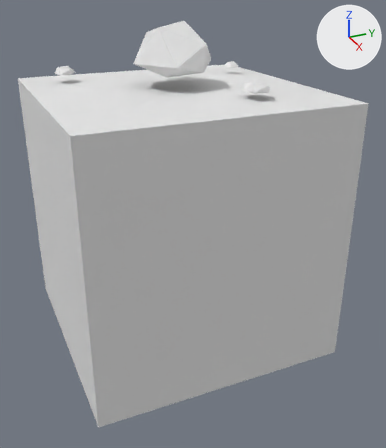
The FBX model Assets/Tiles/Sand/Desert Tile 2.fbx, before and after one commit.
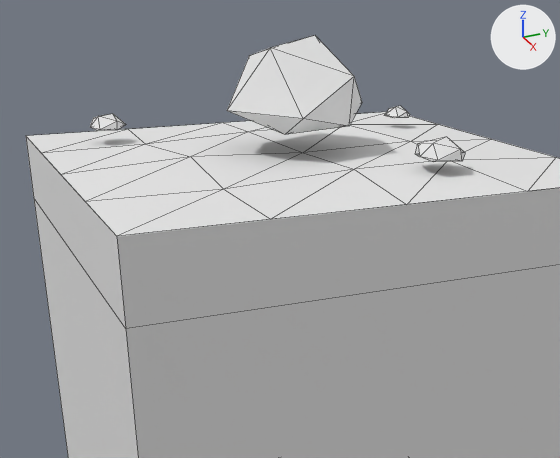
Each version is shown whole from a 50 mm lens placed at (3.8, -1.55, 1.8), pointed at (0.17, 0.08, -0.01), then close up on the part from 1% to 84% of the width and 0% to 59% of the height. Arrows for +X, +Y and +Z are at upper right; the lights stay in place. The first two pictures are the older version. The close-ups show mesh edges as thin lines. Where no turn or scale is listed for an object, it has been applied to the vertices. Vertices at exactly the same position are counted once.

The first close-up shows 'Desert Tile 2'.
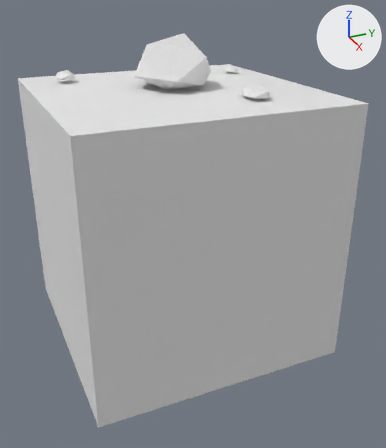
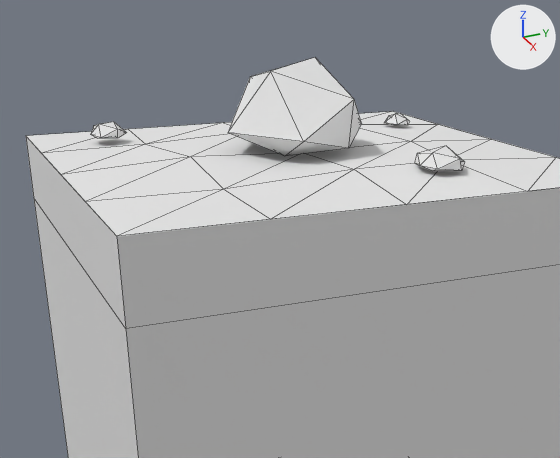
Commit message: Nothing on any of the ten sand tiles touched the sand

Location of each change, [x1, y1, x2, y2] in pixels of the close-ups (560 x 458 px; the box of a moved part takes in the faces that stretch with it):
'Desert Tile 2', reshaped
    before: [26, 35, 560, 458]
    after: [26, 57, 560, 458]
part 1 of me_desert_tile_2, moved or reshaped
    before: [227, 35, 362, 134]
    after: [228, 57, 362, 156]
part 2 of me_desert_tile_2, moved or reshaped
    before: [384, 106, 410, 118]
    after: [384, 113, 410, 125]
part 3 of me_desert_tile_2, moved or reshaped
    before: [415, 137, 465, 162]
    after: [415, 146, 465, 171]
part 4 of me_desert_tile_2, moved or reshaped
    before: [90, 114, 126, 131]
    after: [91, 122, 127, 139]

Patch to the scene script:
```diff
--- a/Assets/Tiles/Sand/Desert Tile 2.fbx.py
+++ b/Assets/Tiles/Sand/Desert Tile 2.fbx.py
@@ me_desert_tile_2 @@
 # used by ob_desert_tile_2; location = (0.0, 0.0, 0.0)
-me_desert_tile_2.from_pydata(...)  # 81 vertices, 121 faces; spans x -1.0..1.0, y -1.0..1.0, z -1.0..1.53
+me_desert_tile_2.from_pydata(...)  # 81 vertices, 121 faces; spans x -1.0..1.0, y -1.0..1.0, z -1.0..1.44
+# me_desert_tile_2 part 1: the loose piece of 12 vertices spanning x -0.39..0.3, y -0.3..0.33, z 1.15..1.53 is moved by (0.0, 0.0, -0.09)
+# me_desert_tile_2 part 2: the loose piece of 12 vertices spanning x -0.48..-0.35, y 0.64..0.79, z 1.11..1.17 is moved by (0.0, 0.0, -0.03)
+# me_desert_tile_2 part 3: the loose piece of 12 vertices spanning x 0.55..0.74, y 0.24..0.45, z 1.12..1.2 is moved by (0.0, 0.0, -0.03)
+# me_desert_tile_2 part 4: the loose piece of 12 vertices spanning x -0.71..-0.51, y -0.76..-0.59, z 1.11..1.18 is moved by (0.0, 0.0, -0.03)
 me_desert_tile_2.materials.append(mat_tileworld_tiles)
```
